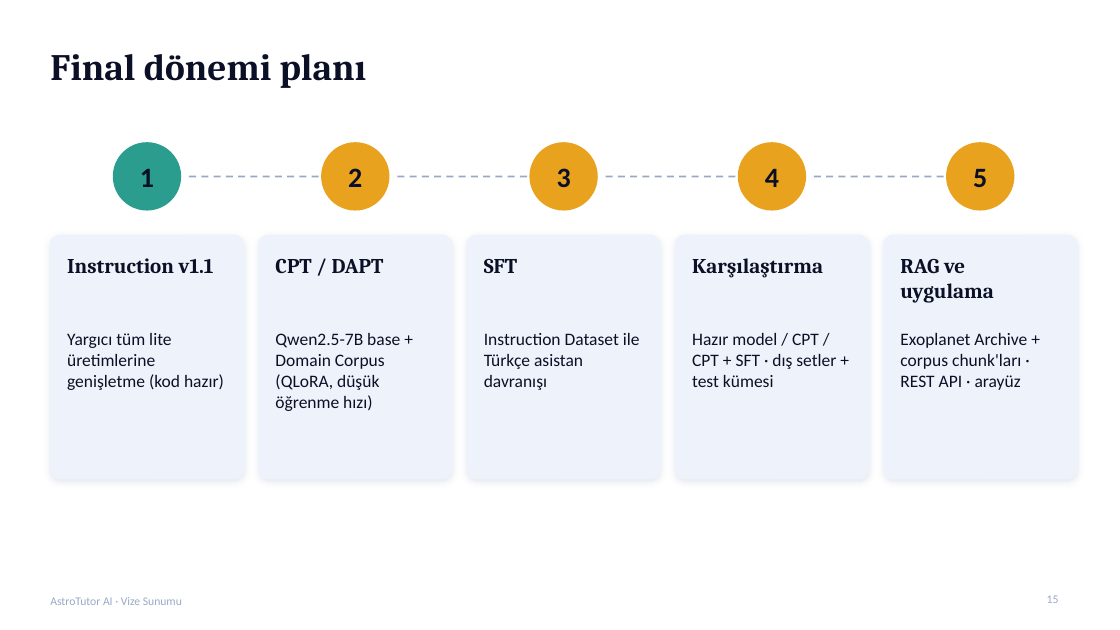
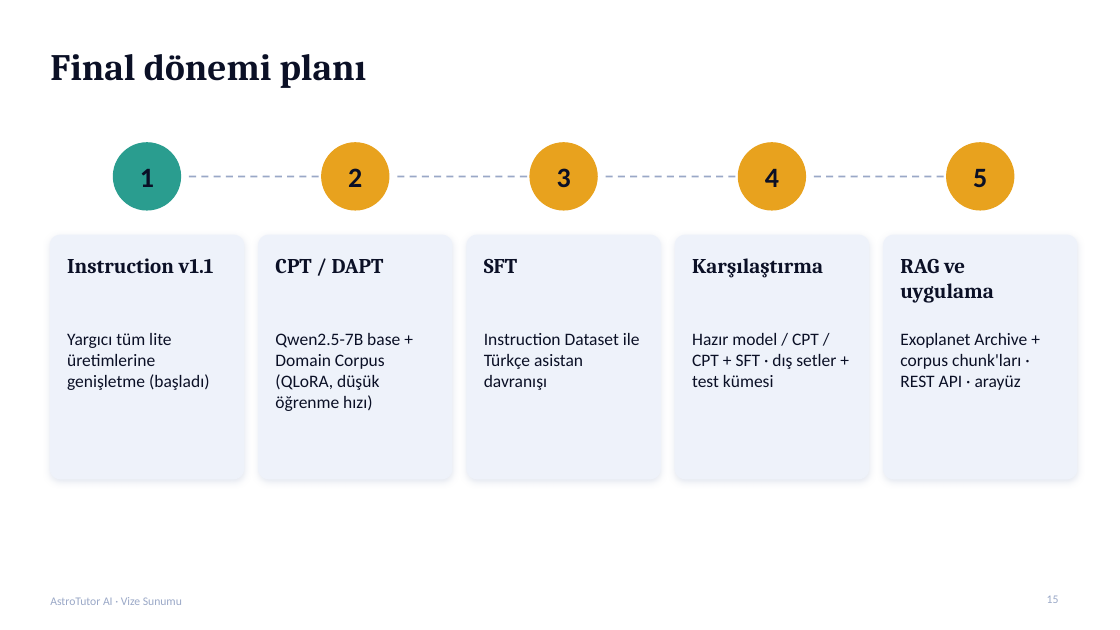
Before and after one commit to gedag/AstroTutor-AI, a slide deck: slide 15 of reports/AstroTutor_AI_Vize_Sunumu.pptx. Drawn at 1120x630 pixels with LibreOffice and Linux fonts; fonts in the diff are those of the drawing. Boxes give left, top, right and bottom in pixels: in the first picture for what was removed or moved away, otherwise in the second. Text is boxed around its words. In the diff, an @@ line names an element or a change of style, - is before the commit and + after.

```diff
--- a/reports/AstroTutor_AI_Vize_Sunumu.pptx
+++ b/reports/AstroTutor_AI_Vize_Sunumu.pptx
@@ text at [67, 333, 210, 390]: text changed @@
-Yargıcı tüm lite üretimlerine genişletme (kod hazır)
+Yargıcı tüm lite üretimlerine genişletme (başladı)
```
Also in this commit, not shown: 1 other slide changed, 11 other files.
